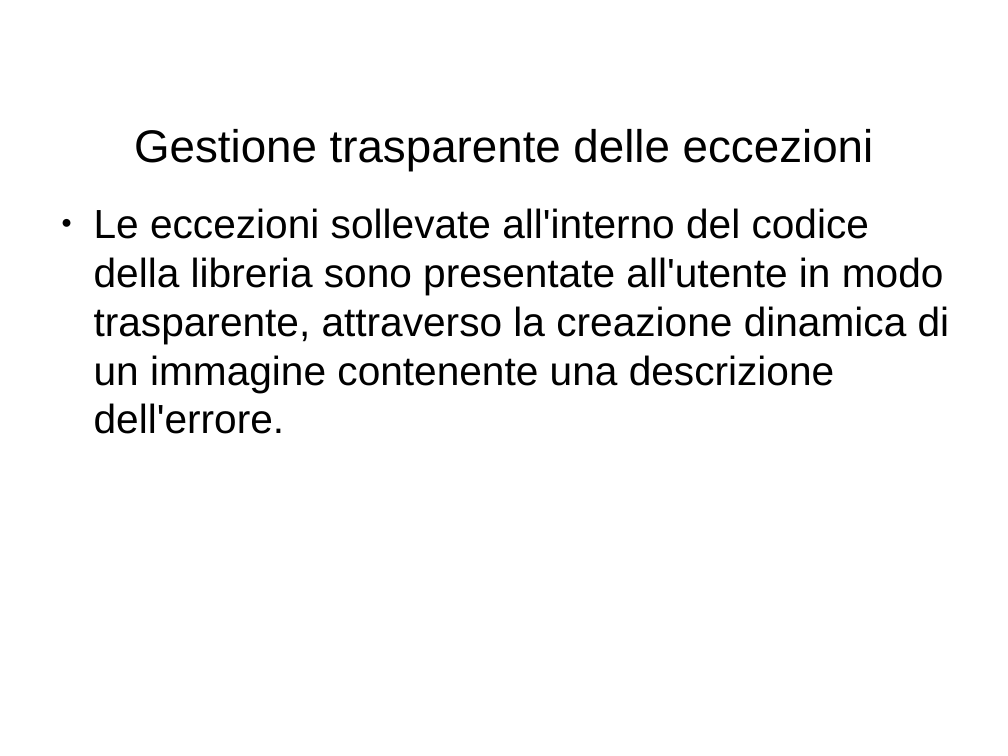
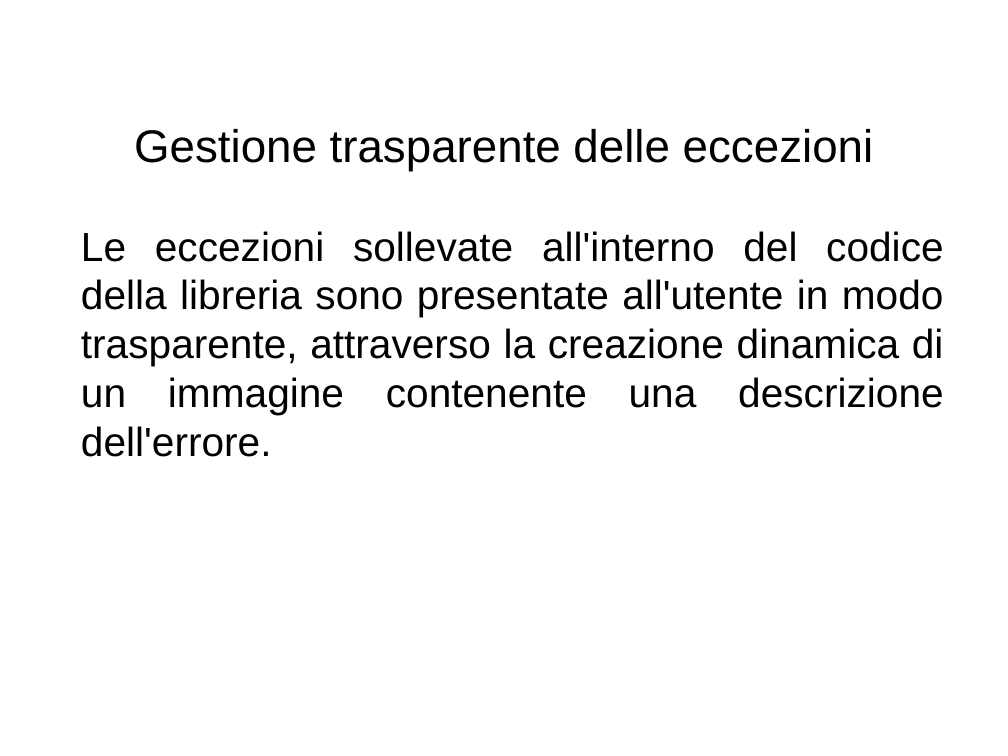
Before and after one commit to nolith/CaptureMJPEG, a slide deck: slide 8 of docs/presentazione.odp. Drawn at 1008x756 pixels with LibreOffice and Linux fonts; fonts in the diff are those of the drawing; background and template pictures are left out. Boxes give left, top, right and bottom in pixels: in the first picture for what was removed or moved away, otherwise in the second. Text is boxed around its words. In the diff, an @@ line names an element or a change of style, - is before the commit and + after.

Commit message:
Guess what!? Some more fixes! This is fun!

```diff
--- a/docs/presentazione.odp
+++ b/docs/presentazione.odp
@@ text "Le eccezioni sollevate all'interno del ...": place and size @@
-text "Le eccezioni sollevate all'interno del ..." at bbox=[94, 208, 950, 434]
+text "Le eccezioni sollevate all'interno del ..." at bbox=[81, 231, 944, 457]
@@ text "Le eccezioni sollevate all'interno del ..." at bbox=[81, 231, 944, 457]: alignment left to justified; bullet ● to none; less space between paragraphs @@
```
